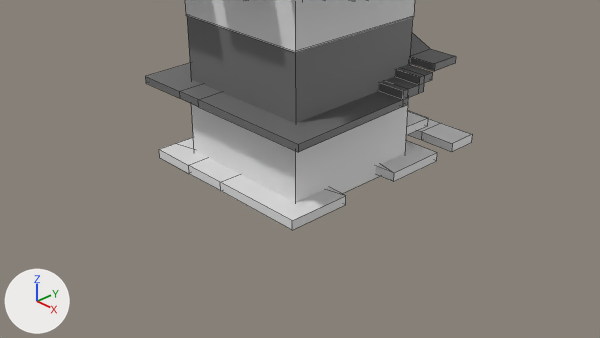
The Blender file BlendFiles/misc.blend: old version first, new version second.
The view is the same before and after, from the file's camera 'Camera'. The lights are fixed; the arrows at lower left show +X, +Y and +Z. Mesh edges are drawn as thin lines. The same objects are shown in both versions, whatever each file hides.

The first picture shows 'floor1.0', 'floor1.0Extras', 'floor1.1', 'floor1.1Extras', 'floor1.2'.
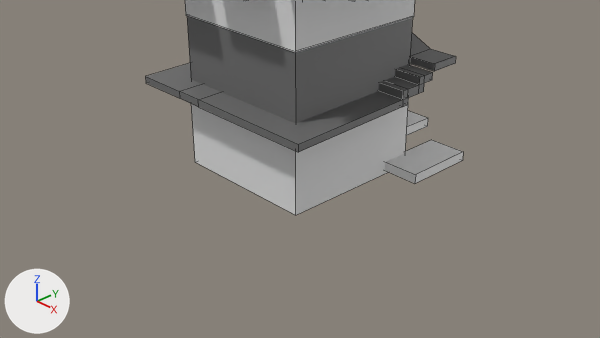
Pixel boxes (x1, y1, x2, y2) of what changed, in the pictures (600 x 338 px):
'floor1.0Extras', reshaped
    before: (159, 111, 472, 230)
    after: (385, 111, 463, 183)
part 1 of me_cube_007, deleted
    before: (159, 119, 472, 230)
part 2 of me_cube_007, added
    after: (385, 140, 463, 183)

The change, as a list of edits to the scene's bpy script:
```text
Change me_cube_007:
    where me_cube_007.from_pydata(...)  # 84 vertices, 76 faces; spans x -1.69..1.29, y -1.32..2.15, z -0.45..0.49
    used by ob_floor1_0extras; parent = ob_floor1_0; location = (0.0, 0.0, 1.5)
    verts and faces of me_cube_007; kept vertices keep their numbers, new ones are numbered from 84
    me_cube_007 part 1: the loose piece of 60 vertices spanning x -1.36..1.29, y -1.32..2.15, z -0.45..-0.33 is deleted
    me_cube_007 part 2
    add verts[84] = (0.97, 1.6, -0.33)  # pixel (431, 139)
    add verts[85] = (0.97, 0.6, -0.33)
    add verts[86] = (0.97, 0.6, -0.45)
    add verts[87] = (0.97, 1.6, -0.45)
    add for new, old in zip([*range(88, 92)], [*range(84, 88)]): verts[new] = verts[old] + (0.54, 0.0, 0.0)
    add faces += [(85, 86, 90, 89), (88, 89, 90, 91), (86, 87, 91, 90), (84, 85, 89, 88), (84, 88, 91, 87)]
```
